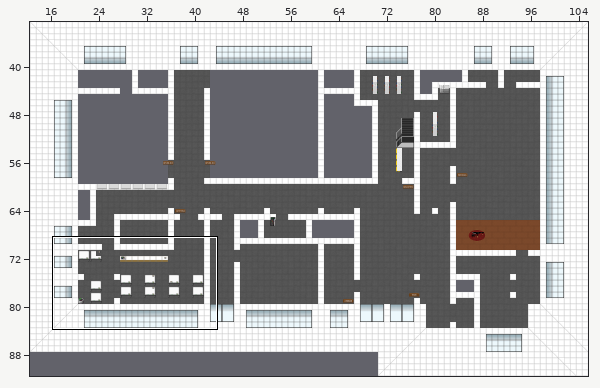
One commit to this Tiled map (JSON): maps/erba_basement_right.json. The picture above shows the old version from afar; the outline marks the close-up.
Close-up. The starting point:
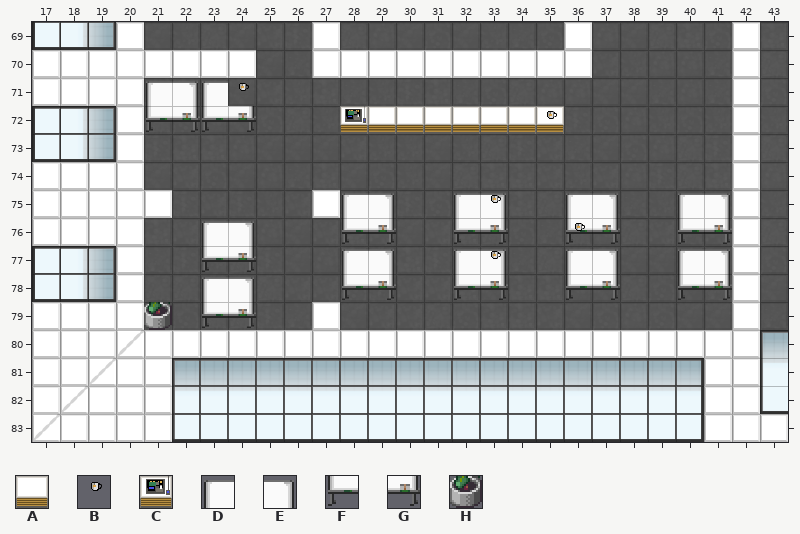
Cells are 32x32 px. Shown: x 17..43, y 69..83.
Key: from "cafeteria": A 0, B 1, C 9; from "tilesets_deviant_milkian_1": D 161, E 162, F 177, G 178, H 196.
_ is an empty cell.
Layers that did not change in this view are not listed.
Layer "environment" before, first column x 17:
69 ___________________________
70 ___________________________
71 ____DEDB___________________
72 ____FGFG___CAAAAAAA________
73 ___________________________
74 ___________________________
75 ___________DE__DE__DE__DE__
76 ______DE___FG__FG__FG__FG__
77 ______FG___DE__DE__DE__DE__
78 ______DE___FG__FG__FG__FG__
79 ____H_FG___________________
80 ___________________________
81 ___________________________
82 ___________________________
83 ___________________________
After the commit:
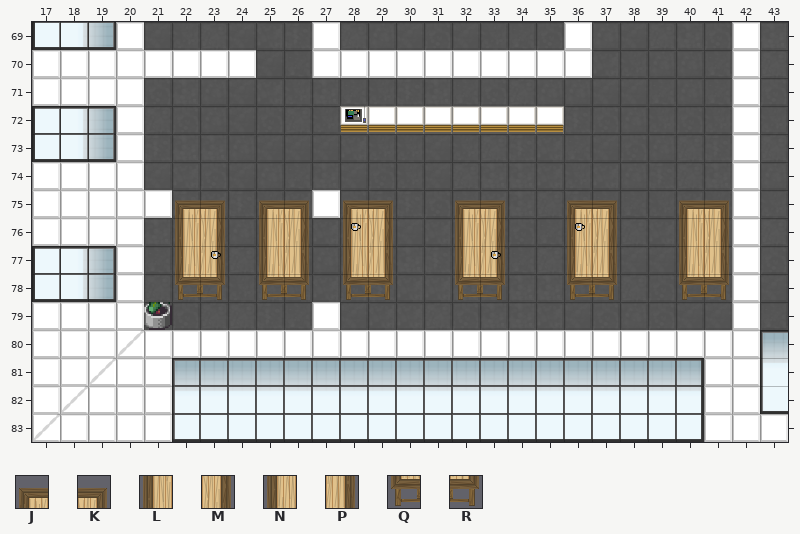
Further tiles: from "Lysander_indoor": J 61, K 62, L 71, M 72, N 81, P 82, Q 91, R 92.
Message: change cafeteria tables
What changed:
Changed rows in their new state; . is an unchanged cell.
Layer "environment":
first column x 21:
71 ____.................
72 ____.................
75 .JK.JK.JK..JK..JK..JK
76 .LM_LM.LM..LM..LM..LM
77 .NP_NP.NP..NP..NP..NP
78 .QR_QR.QR..QR..QR..QR
79 ..__.................
Layer "coffee":
first column x 23:
72 ............_
75 .........._..
76 .....B.......
77 B............
